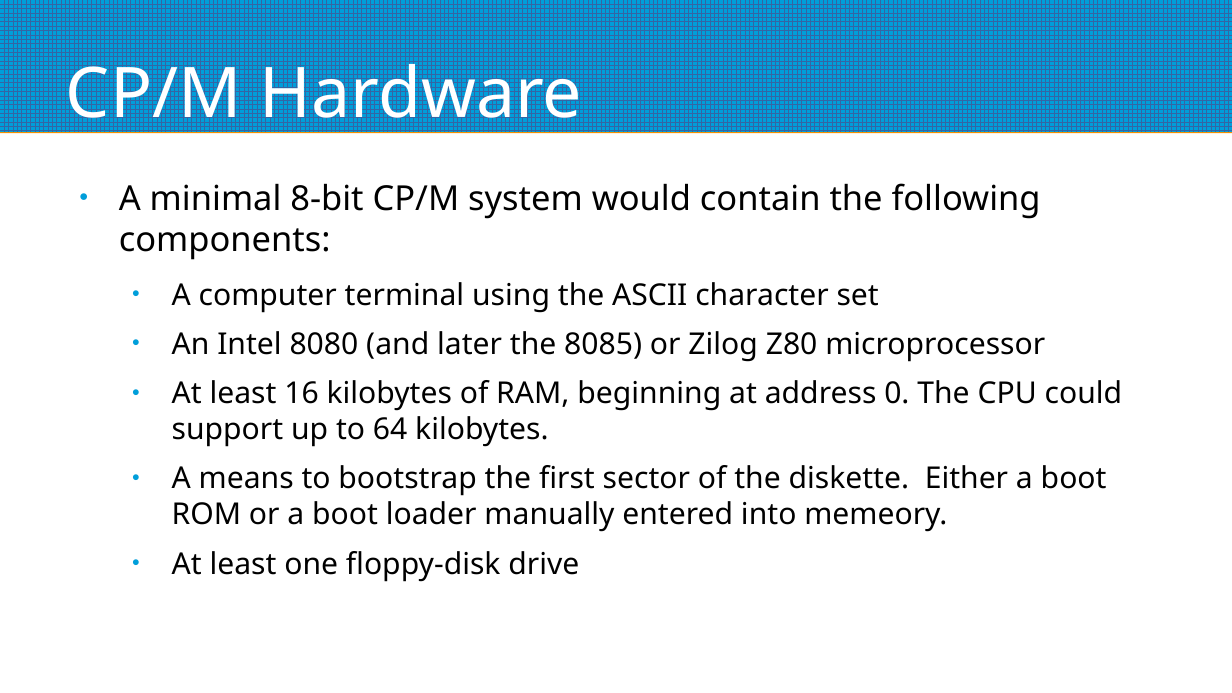
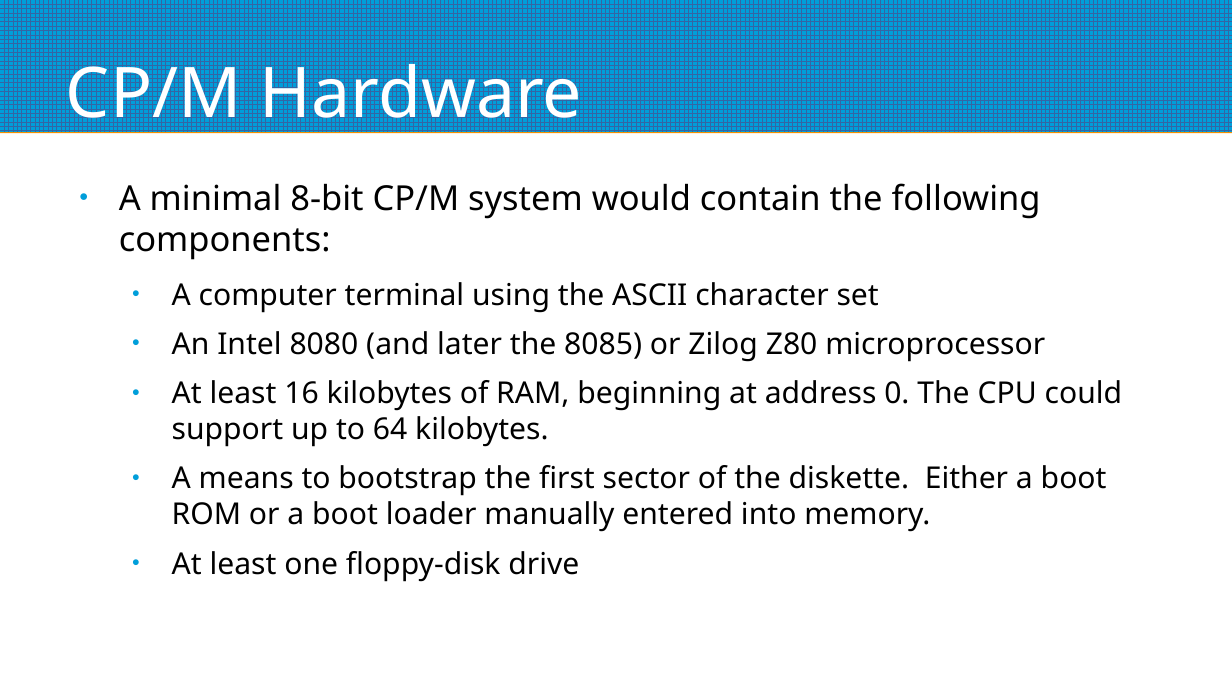
Before and after one commit to mggates39/Programming-With-CPM, a slide deck: slide 31 of CPM_Programming_Slides.odp (slide 29 before the commit). Drawn at 1232x693 pixels with LibreOffice and Linux fonts; fonts in the diff are those of the drawing. Boxes give left, top, right and bottom in pixels: in the first picture for what was removed or moved away, otherwise in the second. Text is boxed around its words. In the diff, an @@ line names an element or a change of style, - is before the commit and + after.

```diff
--- a/CPM_Programming_Slides.odp
+++ b/CPM_Programming_Slides.odp
@@ text at (172,465,1107,532): text changed @@
-  ● A means to bootstrap the first sector of the diskette. Either a boot ROM or a boot loader manually entered into memeory.
+  ● A means to bootstrap the first sector of the diskette. Either a boot ROM or a boot loader manually entered into memory.
```
Also in this commit, not shown: 9 other slides changed, 2 slides added, 1 other file.
